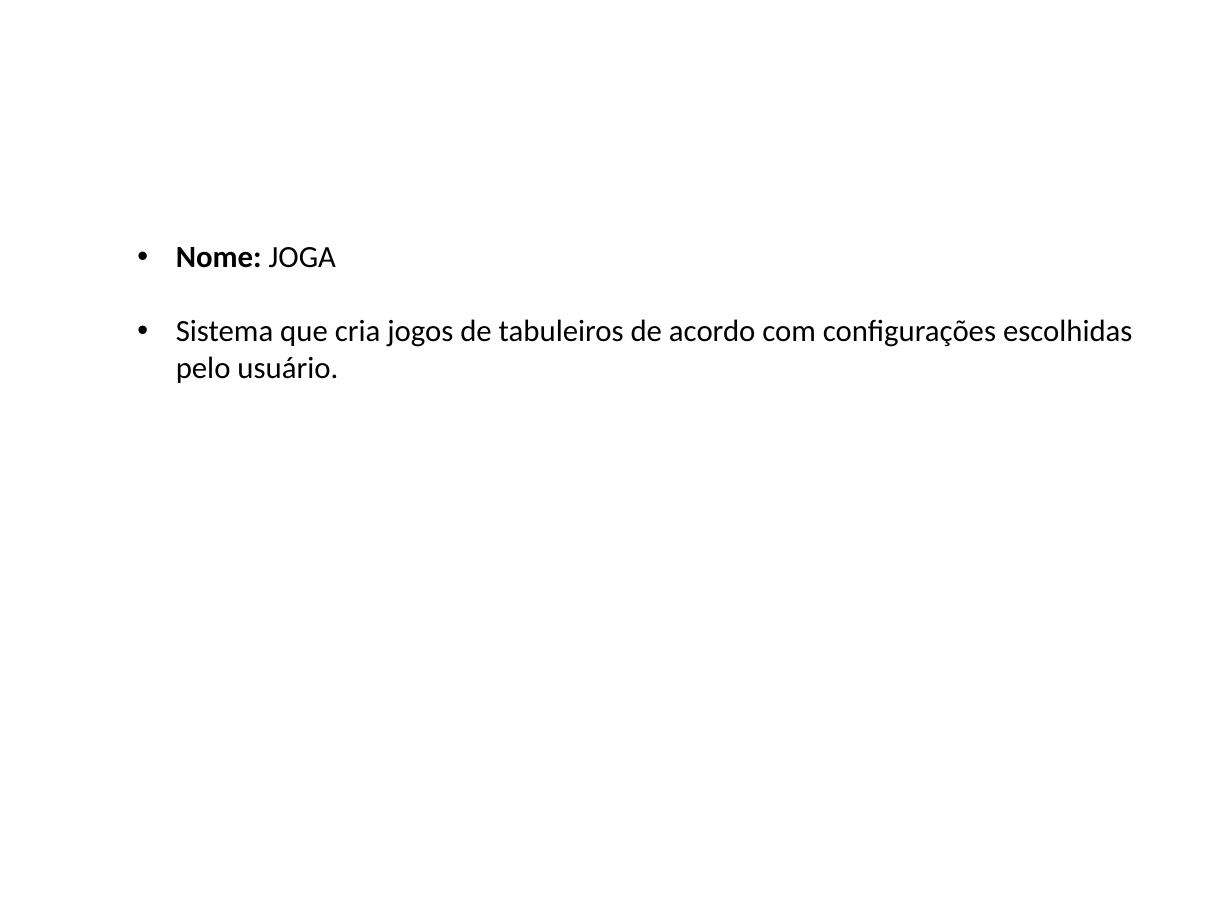
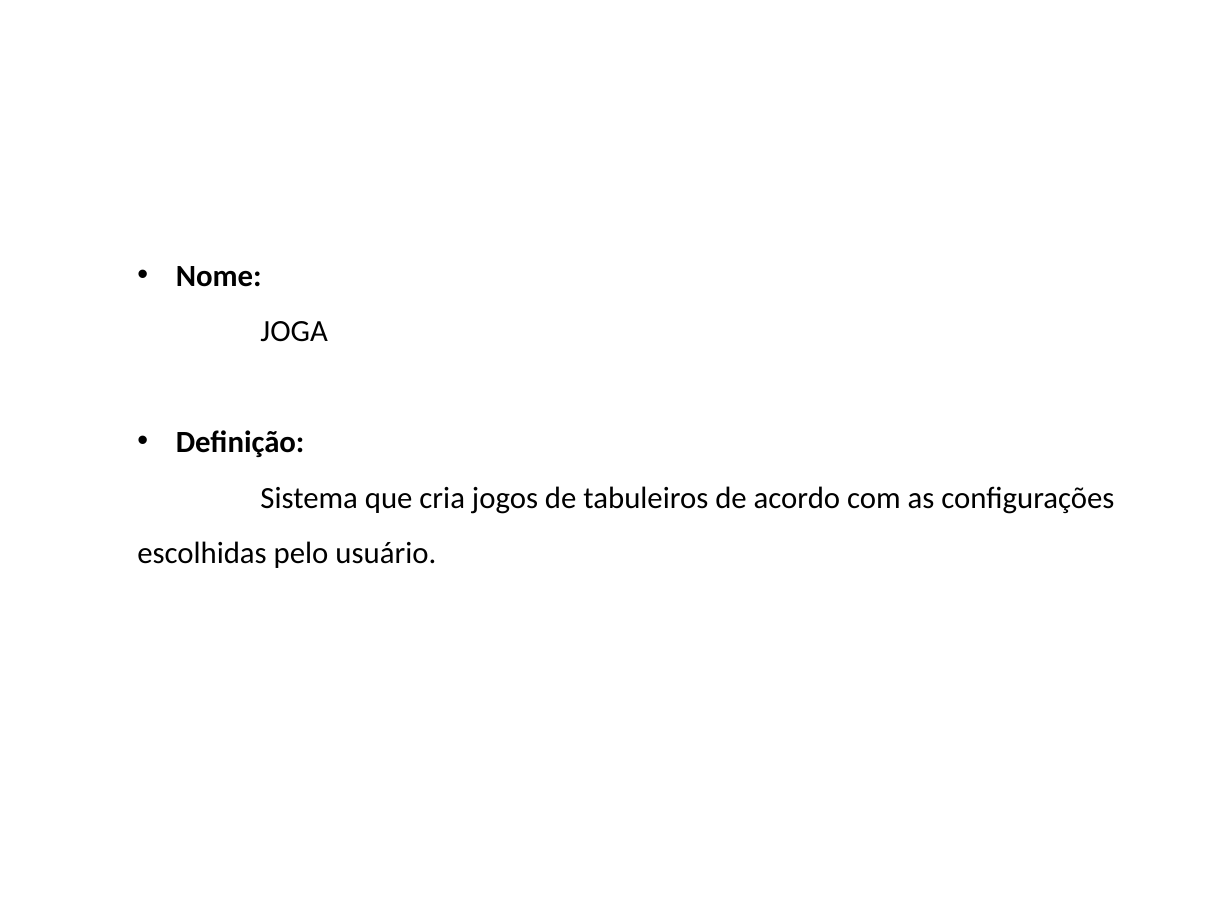
Before and after one commit to JoaoMarc0s/ProjetoTCS, a slide deck: slide 2 of Avaliação de testes.pptx. Drawn at 1232x924 pixels with LibreOffice and Linux fonts; fonts in the diff are those of the drawing; background and template pictures are left out. Boxes give left, top, right and bottom in pixels: in the first picture for what was removed or moved away, otherwise in the second. Text is boxed around its words. In the diff, an @@ line names an element or a change of style, - is before the commit and + after.

```diff
--- a/Avaliação de testes.pptx
+++ b/Avaliação de testes.pptx
@@ text at bbox=[137, 266, 1114, 568]: text changed @@
-• Nome: JOGA
-• Sistema que cria jogos de tabuleiros de acordo com configurações escolhidas pelo usuário.
+• Nome:
+JOGA
+• Definição:
+Sistema que cria jogos de tabuleiros de acordo com as configurações escolhidas pelo usuário.
```
Also in this commit, not shown: 7 other slides changed, 2 slides added.
